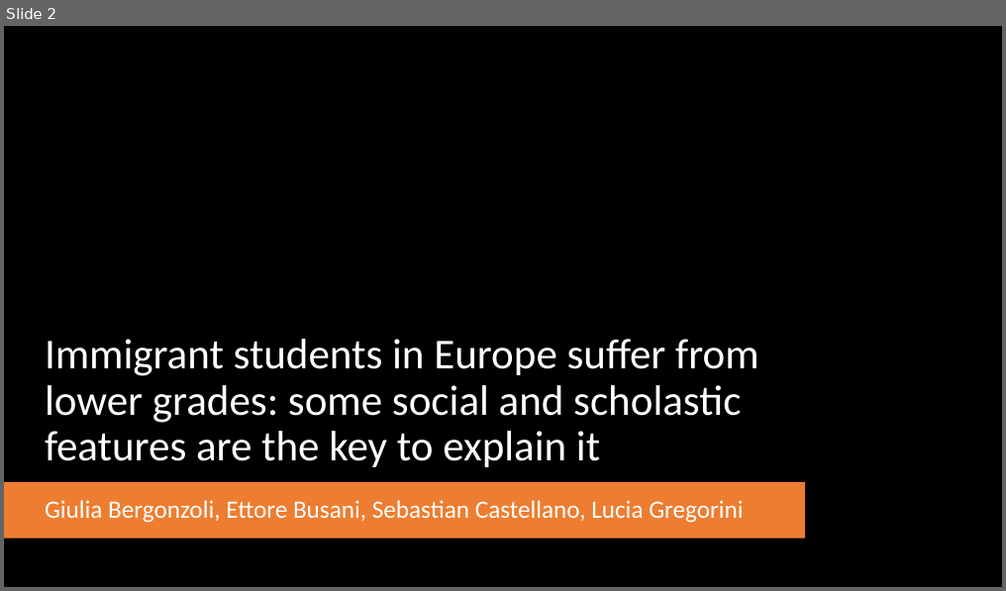
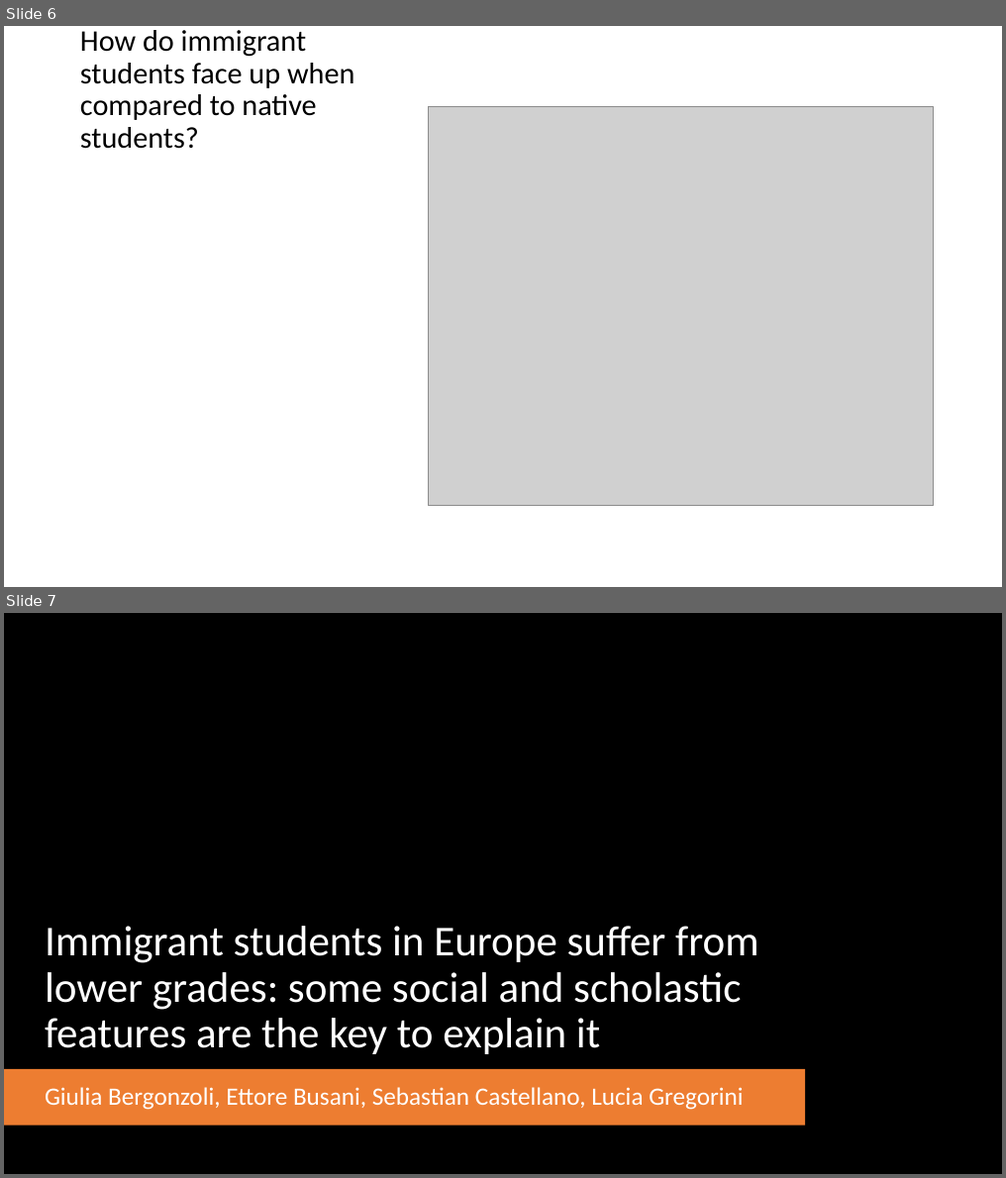
Before and after one commit to SebastianCastellano/Applied-Statistics-Project, a slide deck: Presentations/Pitch for 25.07/Pitch 25.07 - Immigrant students in Europe.pptx. Shown one above the other, each under a label of ours: slide 2 before the commit, slides 6 and 7 after it. The pictures are 1006x591 and 1006x1178 pixels, drawn with LibreOffice and Linux fonts; fonts in the diff are those of the drawing; grey boxes stand for pictures; background and template pictures are left out. Boxes give left, top, right and bottom in pixels: in the first picture for what was removed or moved away, otherwise in the second. Text is boxed around its words. In the diff, an @@ line names an element or a change of style, - is before the commit and + after.

Commit message:
Updated Speed presentation
Presentations + pictures used

```diff
--- a/Presentations/Pitch for 25.07/Pitch 25.07 - Immigrant students in Europe.pptx
+++ b/Presentations/Pitch for 25.07/Pitch 25.07 - Immigrant students in Europe.pptx
@@ slide 6 added at (4,26,1002,587), background #FFFFFF @@
@@ title added at (80,30,354,149), 28.8 pt, text #000000 @@
+How do immigrant students face up when compared to native students?
@@ picture added at (429,107,934,506) @@
@@ what was slide 2 is now slide 7 @@
```
Also in this commit, not shown: 1 slide changed, 4 other slides added, 8 other files.
